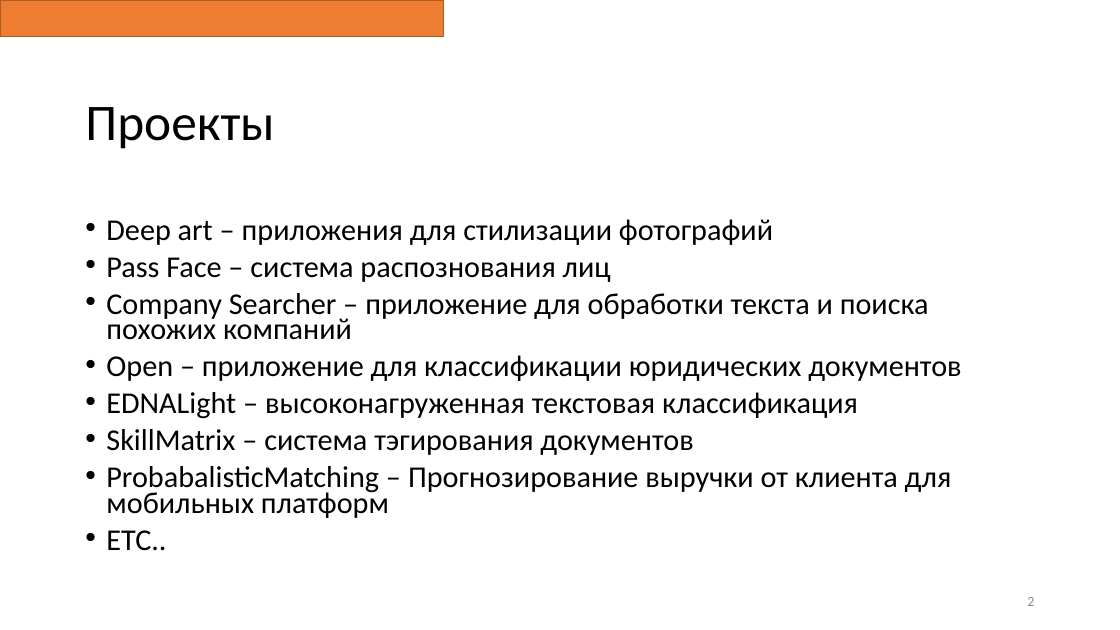
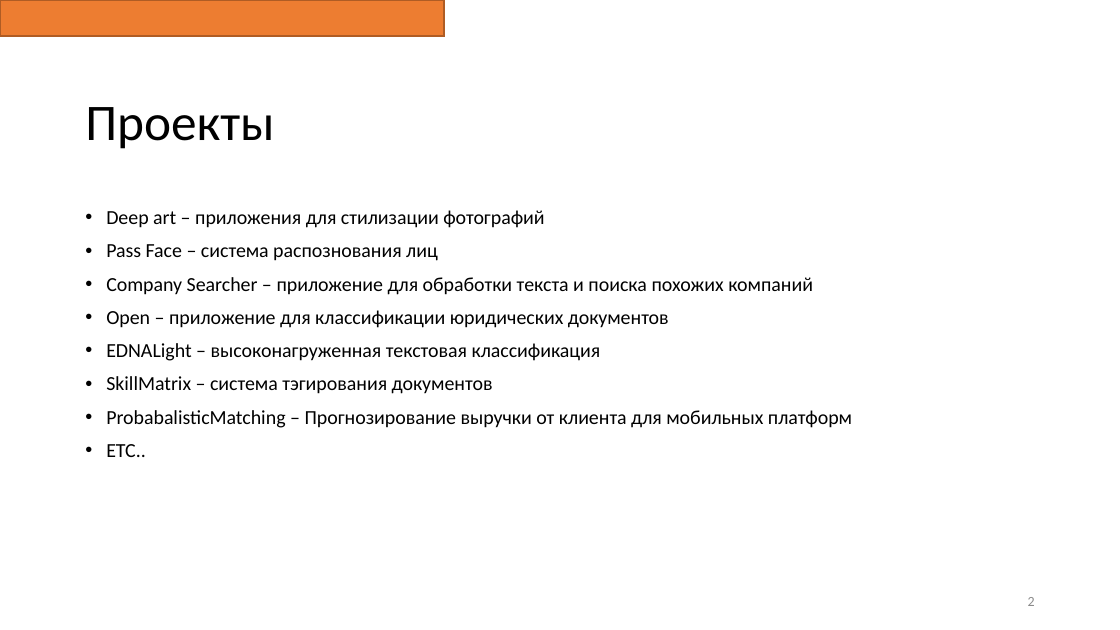
Before and after one commit to IMDxD/MLIsuct, a slide deck: slide 2 of fall2022/lectures/machine_learning_intro.pptx. Drawn at 1120x630 pixels with LibreOffice and Linux fonts; fonts in the diff are those of the drawing. Boxes give left, top, right and bottom in pixels: in the first picture for what was removed or moved away, otherwise in the second. Text is boxed around its words. In the diff, an @@ line names an element or a change of style, - is before the commit and + after.

```diff
--- a/fall2022/lectures/machine_learning_intro.pptx
+++ b/fall2022/lectures/machine_learning_intro.pptx
@@ text "Deep art – приложения для ..." at (106, 210, 852, 457): size 25.9 to 17.1 pt; line spacing 0.7 to 0.9 @@
```
Also in this commit, not shown: 12 other slides changed, 1 slide removed, 1 other file.
